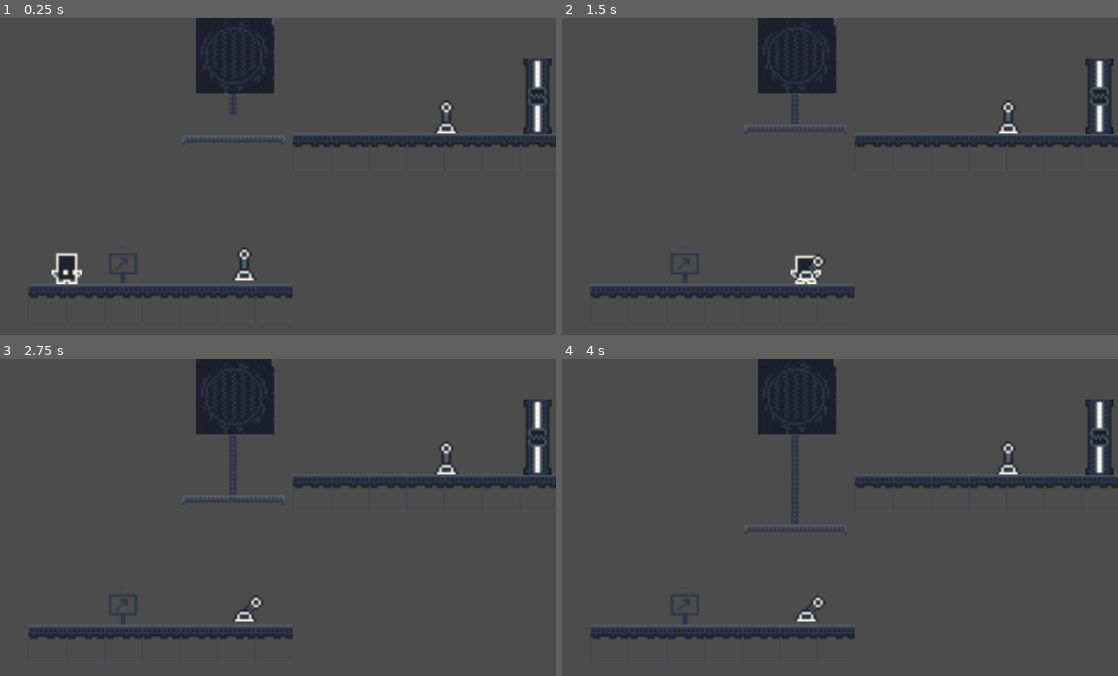
Above: before the commit, frames 1-4 (two rows, left to right).
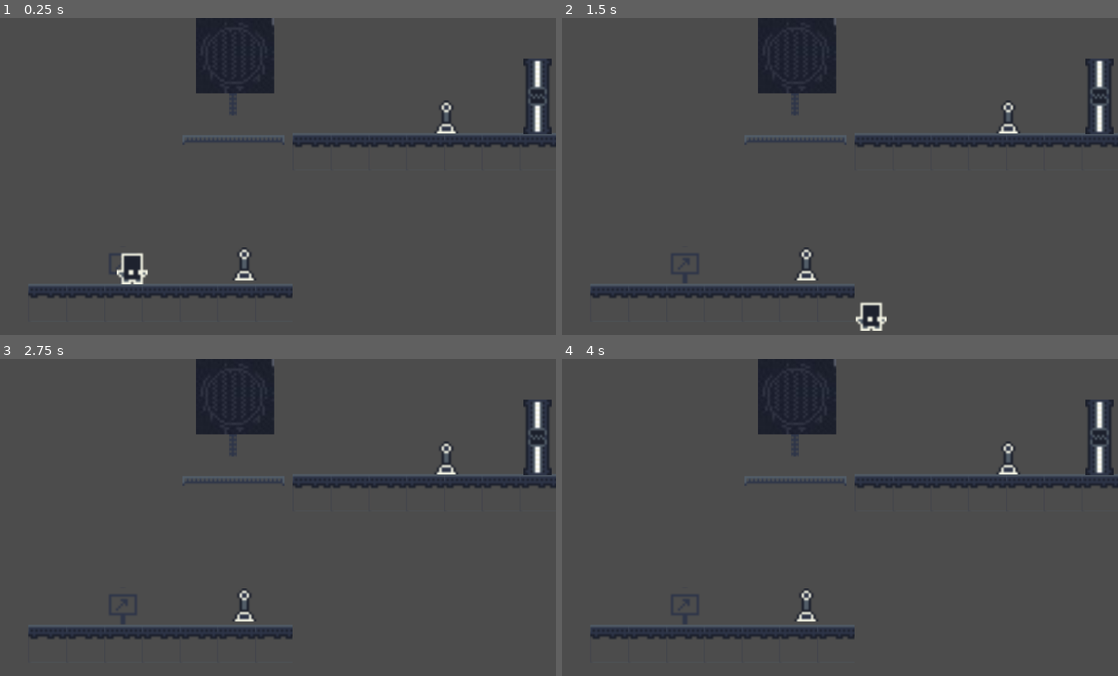
Above: after the commit, the same moments.

Repository: JuanG10/minion3
Game: Godot game, scene res://escenas/niveles/Tutorial_mecanicas_basicas.tscn
Same seed, same stepped clock (60 frames per second), same inputs: the game is played once before the commit and once after it.
Inputs:
- Up to frame 1 (0.25 s): no input
- Up to frame 2 (1.5 s): tap Enter at 0.5 s; hold Right (ui_right) 0.53-1.28 s; tap Space (Impulso) at 0.6 s; hold Down (ui_down) from 1.28 s (still down); tap B (Accionar_palanca) at 1.35 s
- Up to frame 3 (2.75 s): tap Space (Impulso) at 1.55, 2.1 s; release Down (ui_down) at 2.03 s; hold Right (ui_right) from 2.03 s (still down)
- Up to frame 4 (4 s): release Right (ui_right) at 2.78 s; hold Up (ui_up) 2.78-3.53 s; tap Space (Impulso) at 2.85, 3.8 s; hold Left (ui_left) from 3.53 s (still down); tap B (Accionar_palanca) at 3.6 s

The runs differ from the first frame. In frame 1, 0.8% of the frame differs, in the area x 9-27%, y 73-84%; in frame 2, 1.0%, in the area x 32-59%, y 23-99%; in frame 3, 0.5%; in frame 4, 0.6%.

Commit message:
modifico plataforma de salto

Diff:
--- a/escenas/niveles/Tutorial_mecanicas_basicas.tscn
+++ b/escenas/niveles/Tutorial_mecanicas_basicas.tscn
@@ -347,7 +347,7 @@
 zoom = Vector2( 0.23, 0.23 )
 
 [node name="Jugador" parent="." instance=ExtResource( 2 )]
-position = Vector2( 16.6368, -12.5377 )
+position = Vector2( 44.3864, -23.8898 )
 
 [node name="Palanca" parent="." instance=ExtResource( 6 )]
 position = Vector2( 92.0452, -8.77631 )
--- a/escenas/niveles/Tutorial_placa_de_salto_y_puentes.tscn
+++ b/escenas/niveles/Tutorial_placa_de_salto_y_puentes.tscn
@@ -347,7 +347,7 @@
 }
 
 [node name="Jugador" parent="." instance=ExtResource( 3 )]
-position = Vector2( 69.6515, -72.0295 )
+position = Vector2( 44.1957, -12.9861 )
 
 [node name="Plataforma_de_salto" parent="." instance=ExtResource( 2 )]
 position = Vector2( 88.2254, 6.7317 )
--- a/project.godot
+++ b/project.godot
@@ -24,6 +24,21 @@
 
 [input]
 
+bajar_cadena={
+"deadzone": 0.5,
+"events": [ Object(InputEventKey,"resource_local_to_scene":false,"resource_name":"","device":0,"alt":false,"shift":false,"control":false,"meta":false,"command":false,"pressed":false,"scancode":88,"unicode":0,"echo":false,"script":null)
+ ]
+}
+subir_cadena={
+"deadzone": 0.5,
+"events": [ Object(InputEventKey,"resource_local_to_scene":false,"resource_name":"","device":0,"alt":false,"shift":false,"control":false,"meta":false,"command":false,"pressed":false,"scancode":90,"unicode":0,"echo":false,"script":null)
+ ]
+}
+abrir_puerta={
+"deadzone": 0.5,
+"events": [ Object(InputEventKey,"resource_local_to_scene":false,"resource_name":"","device":0,"alt":false,"shift":false,"control":false,"meta":false,"command":false,"pressed":false,"scancode":86,"unicode":0,"echo":false,"script":null)
+ ]
+}
 Accionar_palanca={
 "deadzone": 0.5,
 "events": [ Object(InputEventKey,"resource_local_to_scene":false,"resource_name":"","device":0,"alt":false,"shift":false,"control":false,"meta":false,"command":false,"pressed":false,"scancode":66,"unicode":0,"echo":false,"script":null)
@@ -34,11 +49,6 @@
 "events": [ Object(InputEventKey,"resource_local_to_scene":false,"resource_name":"","device":0,"alt":false,"shift":false,"control":false,"meta":false,"command":false,"pressed":false,"scancode":32,"unicode":0,"echo":false,"script":null)
  ]
 }
-reload={
-"deadzone": 0.5,
-"events": [ Object(InputEventKey,"resource_local_to_scene":false,"resource_name":"","device":0,"alt":false,"shift":false,"control":false,"meta":false,"command":false,"pressed":false,"scancode":82,"unicode":0,"echo":false,"script":null)
- ]
-}
 
 [rendering]
 
--- a/scripts/jugador.gd
+++ b/scripts/jugador.gd
@@ -4,7 +4,7 @@
 
 # Variables internas.
 const SPEED:int = 100
-const vel_salto = 120
+var vel_salto = 100
 var velocity:Vector2
 var impulso = false
 var plataforma_de_salto
@@ -34,10 +34,15 @@
 	velocity = velocity.normalized() * SPEED
 	_get_input()
 	move_and_slide(velocity,Vector2(0,-1))
+
+
+	if int(position.y) * -1 > vel_salto:
+		velocity.y = 100
 	if(Input.is_action_just_pressed("Impulso")) && impulso:
-			velocity.y -= vel_salto
+			velocity.y -= 110
 			plataforma_de_salto.cambiar_frame()
 			impulso = false
+
 
 func _get_input()->void: # Obtiene el input para moverse o caer.
 	if Input.is_action_just_pressed("reload"):
